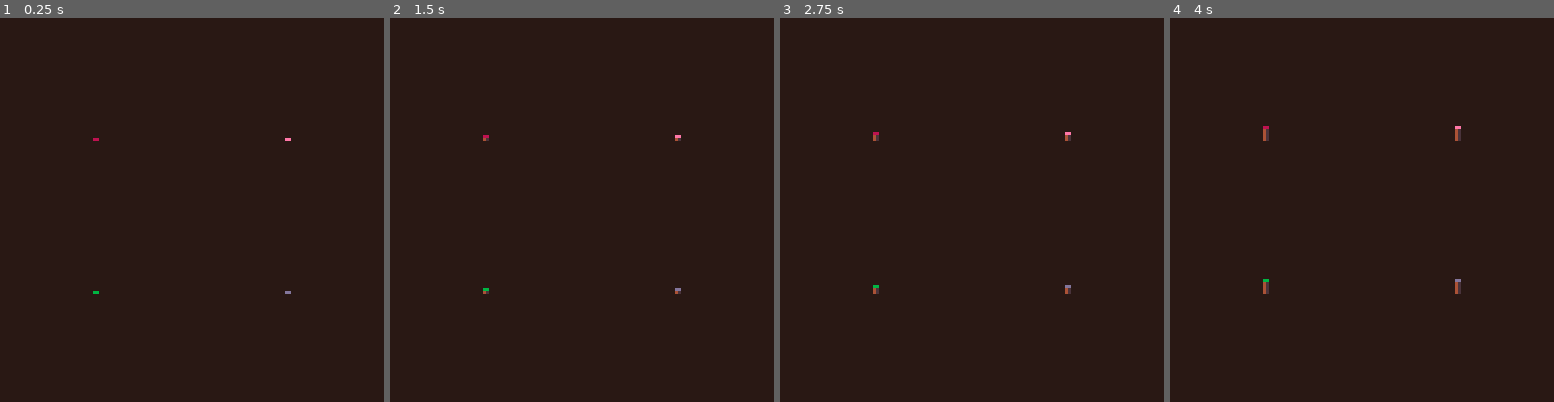
Above: before the commit, frames 1-4 (left to right).
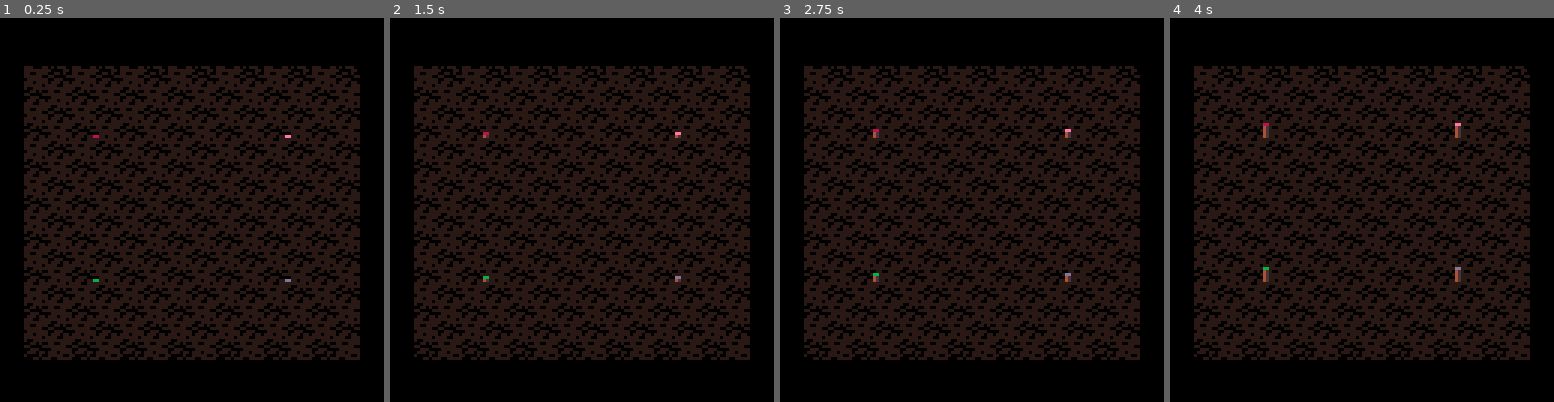
Above: after the commit, the same moments.

Repository: erwinbonsma/WhereToRootPico8
Game: PICO-8 cartridge wheretoroot.p8
Same seed, same stepped clock (60 frames per second), same inputs: the game is played once before the commit and once after it.
Inputs:
- Up to frame 1 (0.25 s): no input
- Up to frame 2 (1.5 s): no input
- Up to frame 3 (2.75 s): no input
- Up to frame 4 (4 s): no input

The runs differ from the first frame. In frame 1, 53% of the frame differs, in the area x 0-100%, y 0-100%; in frame 2, 53%; in frame 3, 53%; in frame 4, 53%.

Commit message:
Add initial map

Diff:
--- a/wheretoroot.p8
+++ b/wheretoroot.p8
@@ -9,7 +9,7 @@
 tree_r=3
 tree_h=5
 branch_l=8
-yscale=0.8
+yscale=0.75
 seeddrop_h=6
 
 cellsz=16
@@ -604,10 +604,10 @@
  end
 
  pal({
-  [9]=-16,
-  [5]=-11,
-  [8]=-8,
-  [10]=-5
+  [1]=-16,--dark brown (bg)
+  [8]=-8, --dark red
+  [5]=-11,--dark grey (tree)
+  [10]=-5,--med. green
  },1)
 
  if lowrez then
@@ -639,7 +639,10 @@
 end
 
 function _draw()
- cls(9)
+ cls(0)
+ for i=0,15 do
+  map(i%2,0,0,i*6,14,1)
+ end
  foreach(seeds,seed.draw)
  foreach(trees,tree.draw_trunk)
  foreach(trees,tree.draw_crown)
@@ -679,14 +682,14 @@
 00000000000000003333333333333333333333333333333333333331113333333333333111333333000000000000000000000000000000000000000000000000
 00000000000000003333333333333333333333333333333333333333333333333333333333333333000000000000000000000000000000000000000000000000
 00000000000000003333333333333333333333333333333333333333333333333333333333333333000000000000000000000000000000000000000000000000
-00000000000000000000000000000000000000000000000000000000000000000000000000000000000000000000000000000000000000000000000000000000
-00000000000000000000000000000000000000000000000000000000000000000000000000000000000000000000000000000000000000000000000000000000
-00000000000000000000000000000000000000000000000000000000000000000000000000000000000000000000000000000000000000000000000000000000
-00000000000000000000000000000000000000000000000000000000000000000000000000000000000000000000000000000000000000000000000000000000
-00000000000000000000000000000000000000000000000000000000000000000000000000000000000000000000000000000000000000000000000000000000
-00000000000000000000000000000000000000000000000000000000000000000000000000000000000000000000000000000000000000000000000000000000
-00000000000000000000000000000000000000000000000000000000000000000000000000000000000000000000000000000000000000000000000000000000
-00000000000000000000000000000000000000000000000000000000000000000000000000000000000000000000000000000000000000000000000000000000
+11100011010111000000000000000000000000000000000000000000000000000000000000000000000000000000000000000000000000000000000000000000
+11111111100001100000000000000000000000000000000000000000000000000000000000000000000000000000000000000000000000000000000000000000
+11001111001101000000000000000000000000000000000000000000000000000000000000000000000000000000000000000000000000000000000000000000
+11111100110000110000000000000000000000000000000000000000000000000000000000000000000000000000000000000000000000000000000000000000
+01111111001110000000000000000000000000000000000000000000000000000000000000000000000000000000000000000000000000000000000000000000
+11101111011101100000000000000000000000000000000000000000000000000000000000000000000000000000000000000000000000000000000000000000
+11111001100001000000000000000000000000000000000000000000000000000000000000000000000000000000000000000000000000000000000000000000
+10011111000110110000000000000000000000000000000000000000000000000000000000000000000000000000000000000000000000000000000000000000
 00000000000000000000000000000000000000000000000000000000000000000000000000000000000000000000000000000000000000000000000000000000
 00000000000000000000000000000000000000000000000000000000000000000000000000000000000000000000000000000000000000000000000000000000
 00000000000000000000000000000000000000000000000000000000000000000000000000000000000000000000000000000000000000000000000000000000
@@ -902,3 +905,6 @@
 
 
 
+
+__map__
+4041404140414041404140414041400000000000000000000000000000000000000000000000000000000000000000000000000000000000000000000000000000000000000000000000000000000000000000000000000000000000000000000000000000000000000000000000000000000000000000000000000000000000
Not shown, changed: the thumbnail (__label__) section of wheretoroot.p8
